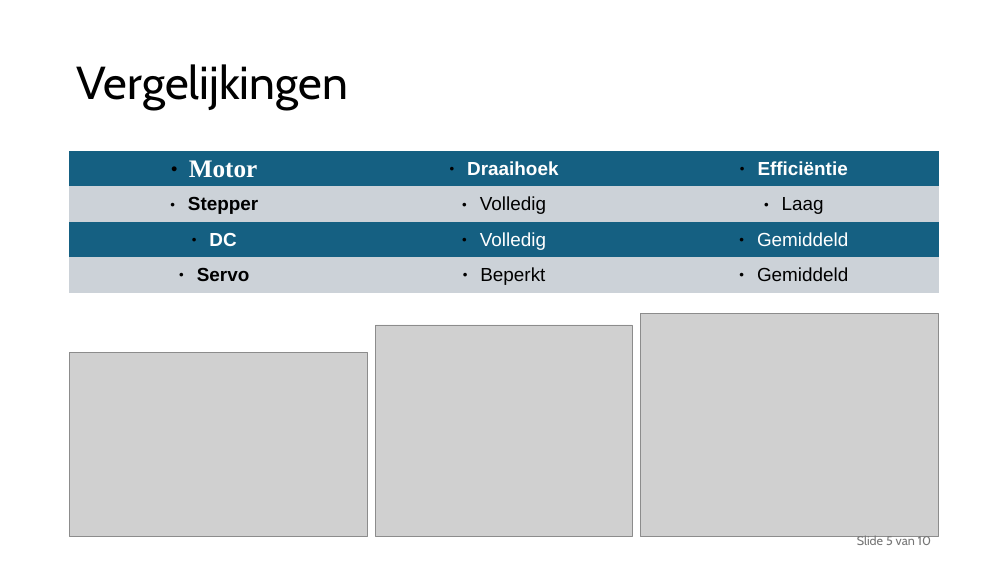
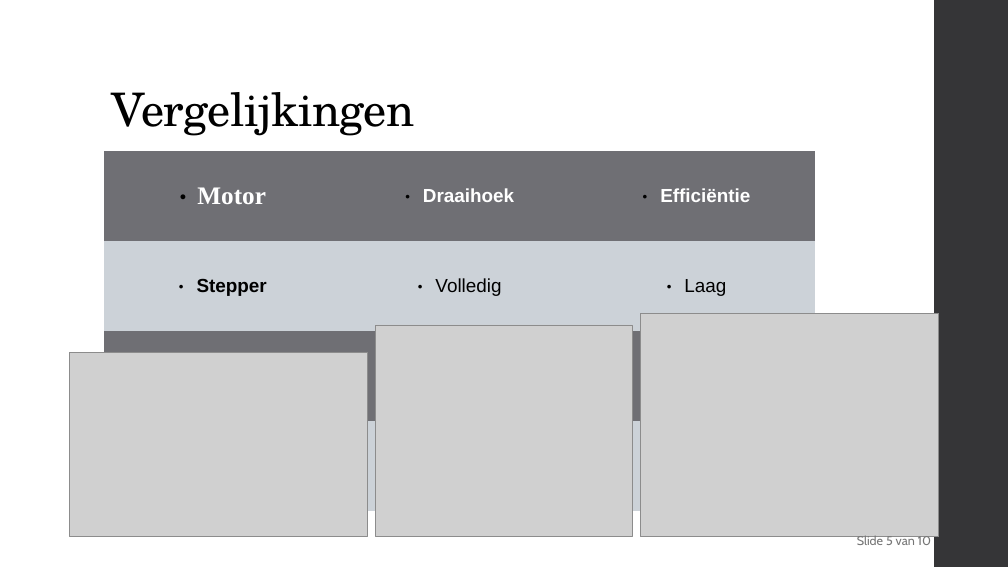
Before and after one commit to delamiro/Embedded-Stepper-Motor, a slide deck: slide 5 of docs/presentatie.odp. Drawn at 1008x567 pixels with LibreOffice and Linux fonts; fonts in the diff are those of the drawing; grey boxes stand for pictures. Boxes give left, top, right and bottom in pixels: in the first picture for what was removed or moved away, otherwise in the second. Text is boxed around its words. In the diff, an @@ line names an element or a change of style, - is before the commit and + after.

```diff
--- a/docs/presentatie.odp
+++ b/docs/presentatie.odp
@@ freeform shape added at box(934, 0, 1008, 567), fill #353537 @@
@@ title "Vergelijkingen": place and size @@
-title "Vergelijkingen" at box(77, 64, 348, 110)
+title "Vergelijkingen" at box(112, 92, 415, 136)
@@ title "Vergelijkingen" at box(112, 92, 415, 136): font Cabin to TeX Gyre Schola, letter spacing 0 to -0.5 pt; vertical alignment middle to bottom @@
@@ table at box(104, 151, 814, 511) @@
@@ fill #156082 to #6F6F74 in 6 cells @@
@@ table: place and size @@
-table at box(70, 151, 938, 289)
+table at box(104, 151, 814, 511)
```
Also in this commit, not shown: 9 other slides changed, 1 other file.
